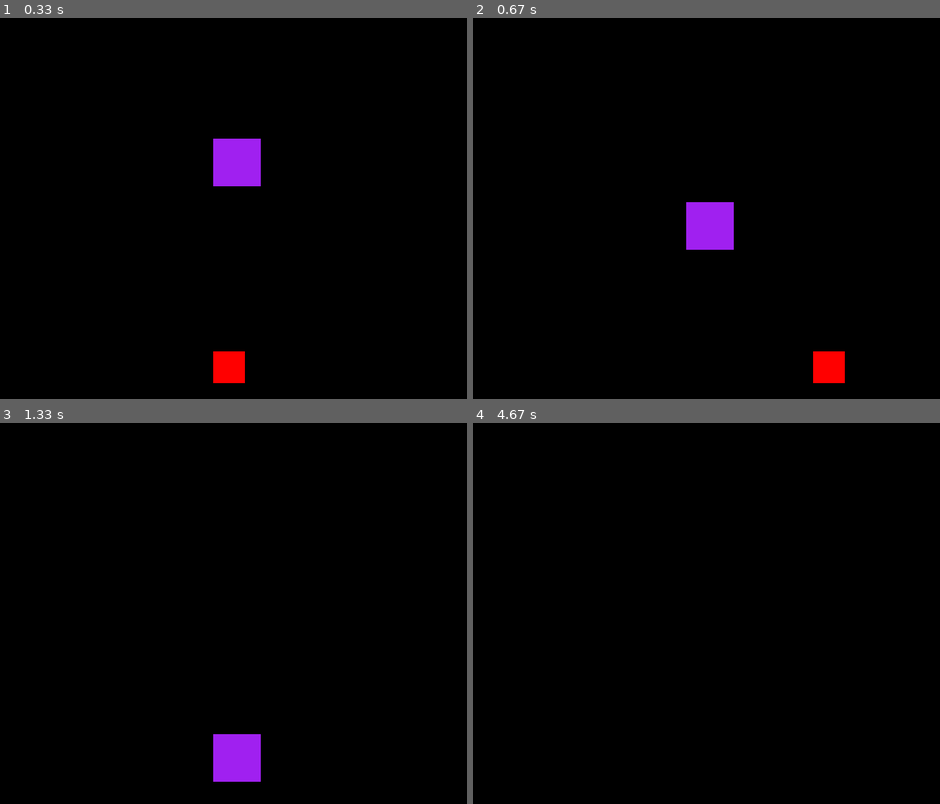
Above: before the commit, frames 1-4 (two rows, left to right).
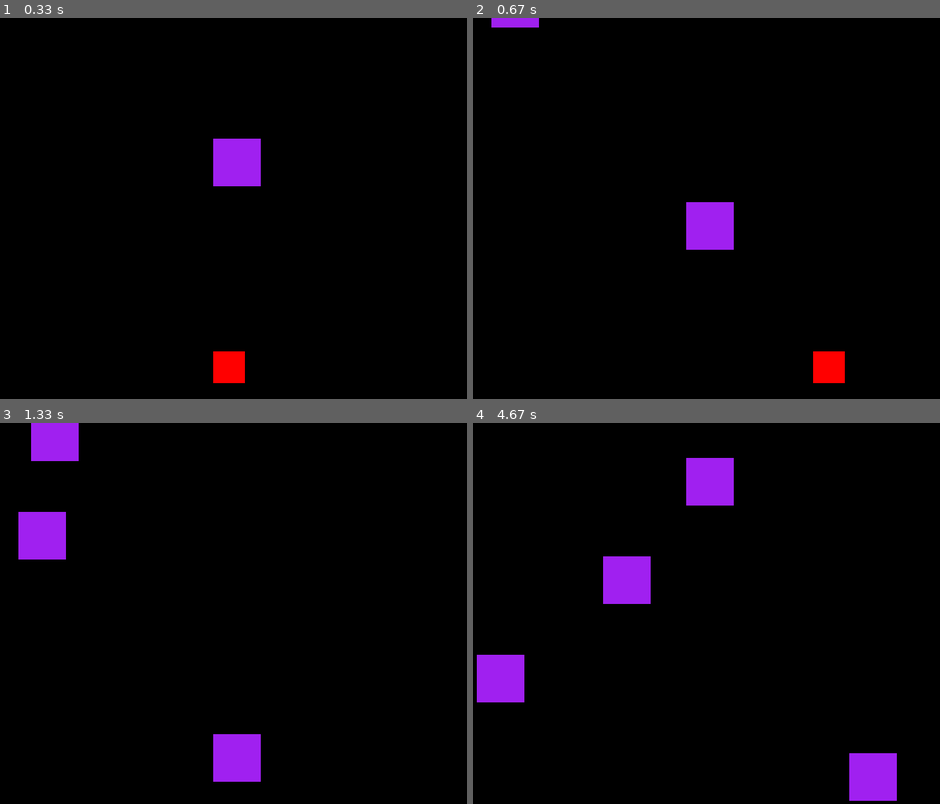
Above: after the commit, the same moments.

Repository: FRANCISCODANIEL03/Proyectos-PYTHON
Game: pygame game, started from JUEGO/pygame1.py
The game is run twice, just before and just after one commit, with the same random seed, the same clock (stepped at 60 frames per second) and the same inputs.
Inputs:
- Up to frame 1 (0.33 s): no input
- Up to frame 2 (0.67 s): hold D from 0.33 s (still down)
- Up to frame 3 (1.33 s): release D at 0.8 s; hold D 0.83-1.3 s
- Up to frame 4 (4.67 s): hold A 1.33-1.87 s; hold A 1.9-2.3 s; hold D 2.33-2.97 s; hold A 3-3.47 s; hold D 3.5-3.97 s; hold D 4-4.47 s; hold A from 4.5 s (still down)

Frame 1 is identical in both runs. In frame 2, 0.3% of the frame differs, in the area x 3-15%, y 0-3%; in frame 3, 2.3%; in frame 4, 5.1%, in the area x 0-91%, y 9-100%.

Commit message:
add more enemys

Diff:
--- a/JUEGO/pygame1.py
+++ b/JUEGO/pygame1.py
@@ -36,6 +36,9 @@
 while jugando:
     tiempo_pasado += reloj.tick(FPS)
 
+    if tiempo_pasado > tiempo_entre_enemigos:
+        enemigos.append(Enemigo(random.randint(0,ANCHO),-100))
+        tiempo_pasado = 0
 
     eventos = pygame.event.get()
 
